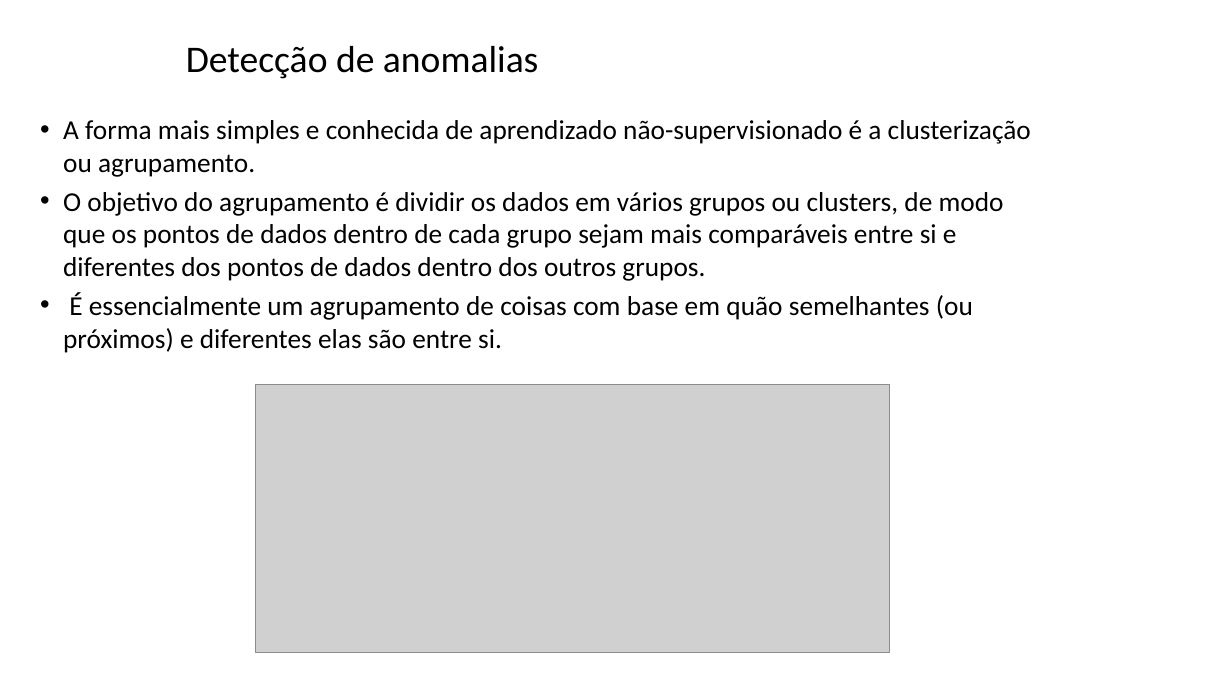
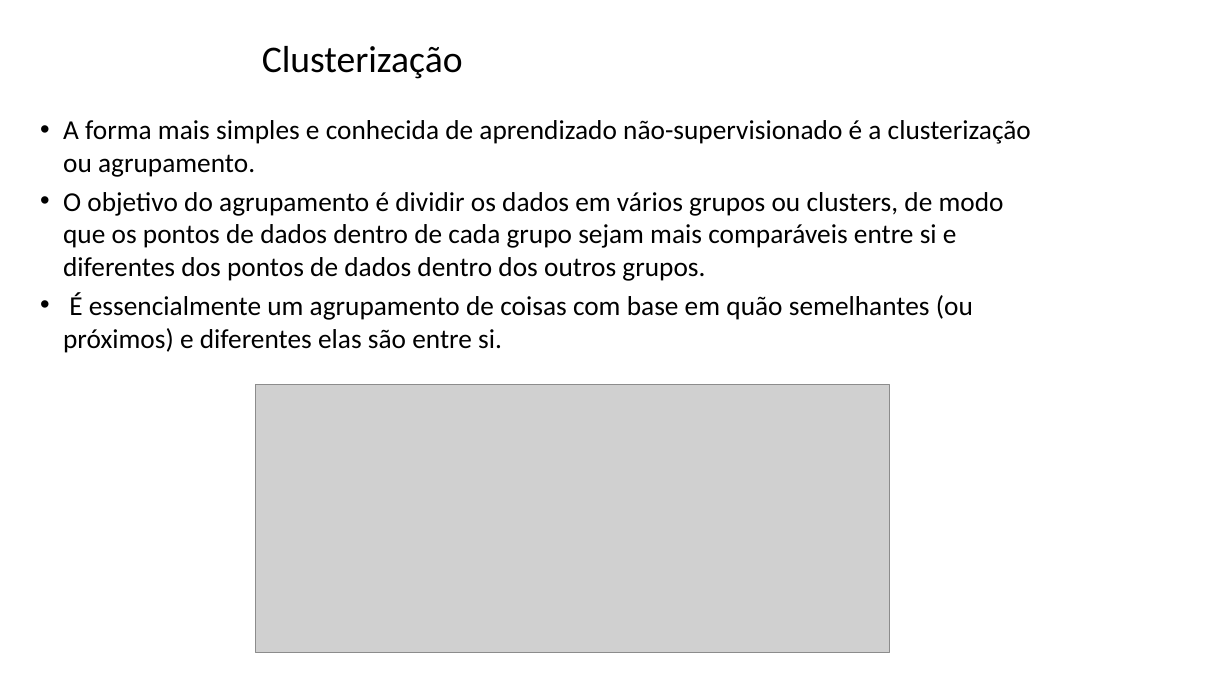
Before and after one commit to zz4fap/tp557-iot-ml, a slide deck: slide 4 of slides/TP557_16_detecção_de_anomalias.pptx. Drawn at 1232x693 pixels with LibreOffice and Linux fonts; fonts in the diff are those of the drawing; grey boxes stand for pictures; background and template pictures are left out. Boxes give left, top, right and bottom in pixels: in the first picture for what was removed or moved away, otherwise in the second. Text is boxed around its words. In the diff, an @@ line names an element or a change of style, - is before the commit and + after.

```diff
--- a/slides/TP557_16_detecção_de_anomalias.pptx
+++ b/slides/TP557_16_detecção_de_anomalias.pptx
@@ title at bbox=[262, 46, 463, 79]: text changed @@
-Detecção de anomalias
+Clusterização
```
Also in this commit, not shown: 10 other slides changed, 12 slides removed.
